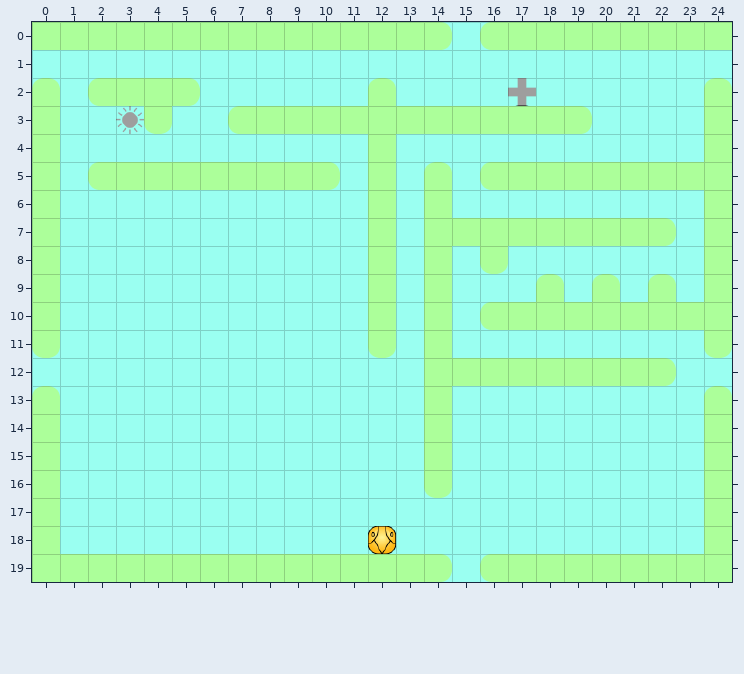
Tiled map, stored at Crump/Levels/level1.tmx. Above is the file before it was changed.
Cells are 32x32 px. Shown: x 0..24, y 0..19.
And afterwards:
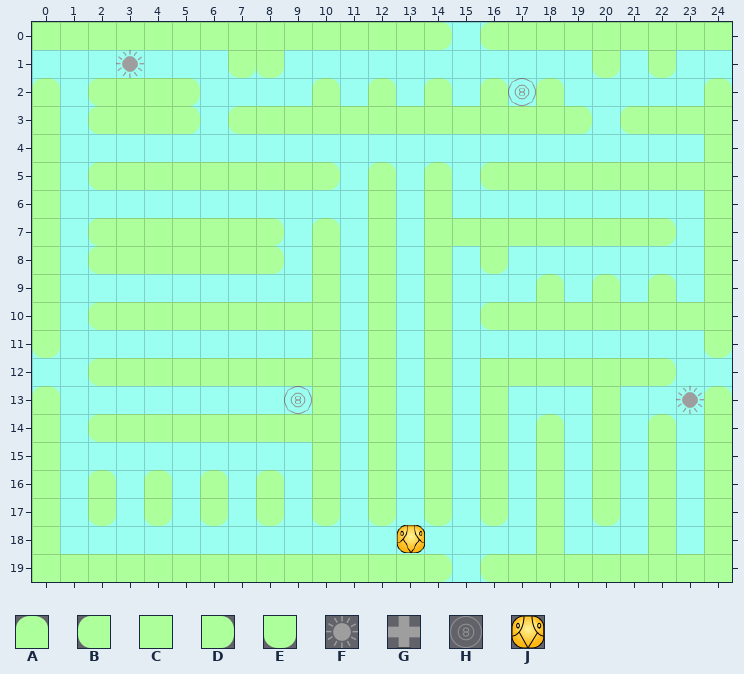
Key: from "tileset": A 0, B 1, C 2, D 3, E 20, F 32, G 33, H 35, J 42.
_ is an empty cell.
Objects are placed by their top-left corner, in cells (3,4 is the top-left corner of cell 3,4); size is 1x1 cell unless given.
Changes in this commit:
{"where": "layer \"Walls\""}
{"y":1,"x":7,"old":"__","new":"EE"}
{"y":1,"x":20,"old":"_","new":"E"}
{"y":1,"x":22,"old":"_","new":"E"}
{"y":2,"x":10,"old":"_","new":"A"}
{"y":2,"x":14,"old":"_","new":"A"}
{"y":2,"x":16,"old":"_","new":"A"}
{"y":2,"x":18,"old":"_","new":"A"}
{"y":3,"x":2,"old":"__E_","new":"BCCD"}
{"y":3,"x":21,"old":"___","new":"BCC"}
{"y":4,"x":12,"old":"C","new":"_"}
{"y":5,"x":12,"old":"C","new":"A"}
{"y":7,"x":2,"old":"_______","new":"BCCCCCD"}
{"y":7,"x":10,"old":"_","new":"A"}
{"y":8,"x":2,"old":"_______","new":"BCCCCCD"}
{"y":8,"x":10,"old":"_","new":"C"}
{"y":9,"x":10,"old":"_","new":"C"}
{"y":10,"x":2,"old":"_________","new":"BCCCCCCCC"}
{"y":11,"x":10,"old":"_","new":"C"}
{"y":11,"x":12,"old":"E","new":"C"}
{"y":12,"x":2,"old":"_________","new":"BCCCCCCCC"}
{"y":12,"x":12,"old":"_","new":"C"}
{"y":12,"x":15,"old":"C","new":"_"}
{"y":13,"x":10,"old":"_","new":"C"}
{"y":13,"x":12,"old":"_","new":"C"}
{"y":13,"x":16,"old":"_","new":"C"}
{"y":13,"x":20,"old":"_","new":"C"}
{"y":14,"x":2,"old":"_________","new":"BCCCCCCCC"}
{"y":14,"x":12,"old":"_","new":"C"}
{"y":14,"x":16,"old":"_","new":"C"}
{"y":14,"x":18,"old":"_","new":"A"}
{"y":14,"x":20,"old":"_","new":"C"}
{"y":14,"x":22,"old":"_","new":"A"}
{"y":15,"x":10,"old":"_","new":"C"}
{"y":15,"x":12,"old":"_","new":"C"}
{"y":15,"x":16,"old":"_","new":"C"}
{"y":15,"x":18,"old":"_","new":"C"}
{"y":15,"x":20,"old":"_","new":"C"}
{"y":15,"x":22,"old":"_","new":"C"}
{"y":16,"x":2,"old":"_","new":"A"}
{"y":16,"x":4,"old":"_","new":"A"}
{"y":16,"x":6,"old":"_","new":"A"}
{"y":16,"x":8,"old":"_","new":"A"}
{"y":16,"x":10,"old":"_","new":"C"}
{"y":16,"x":12,"old":"_","new":"C"}
{"y":16,"x":14,"old":"E","new":"C"}
{"y":16,"x":16,"old":"_","new":"C"}
{"y":16,"x":18,"old":"_","new":"C"}
{"y":16,"x":20,"old":"_","new":"C"}
{"y":16,"x":22,"old":"_","new":"C"}
{"y":17,"x":2,"old":"_","new":"E"}
{"y":17,"x":4,"old":"_","new":"E"}
{"y":17,"x":6,"old":"_","new":"E"}
{"y":17,"x":8,"old":"_","new":"E"}
{"y":17,"x":10,"old":"_","new":"E"}
{"y":17,"x":12,"old":"_","new":"E"}
{"y":17,"x":14,"old":"_","new":"E"}
{"y":17,"x":16,"old":"_","new":"E"}
{"y":17,"x":18,"old":"_","new":"C"}
{"y":17,"x":20,"old":"_","new":"E"}
{"y":17,"x":22,"old":"_","new":"C"}
{"y":18,"x":18,"old":"_","new":"C"}
{"y":18,"x":22,"old":"_","new":"C"}
{"where": "layer \"Stuff\""}
{"now": "J \"Player1\" at 13,18"}
{"was": "J \"Player1\" at 12,18"}
{"where": "layer \"Enemies\""}
{"was": "F \"Enemy2\" at 3,3", "now": "F \"Enemy2\" at 3,1"}
{"now": "H \"Enemy1\" at 17,2"}
{"now": "F \"Enemy4\" at 23,13"}
{"now": "H \"Enemy3\" at 9,13"}
{"was": "G \"Enemy1\" at 17,2"}
